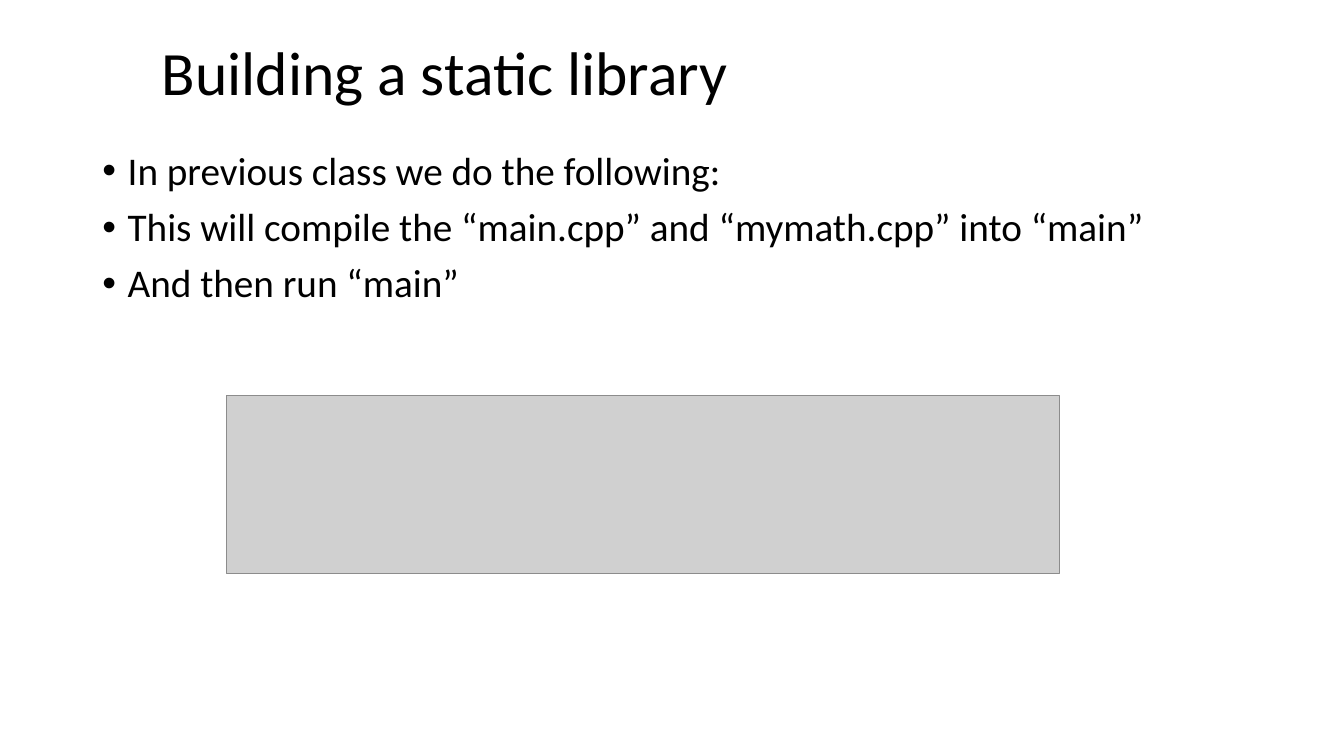
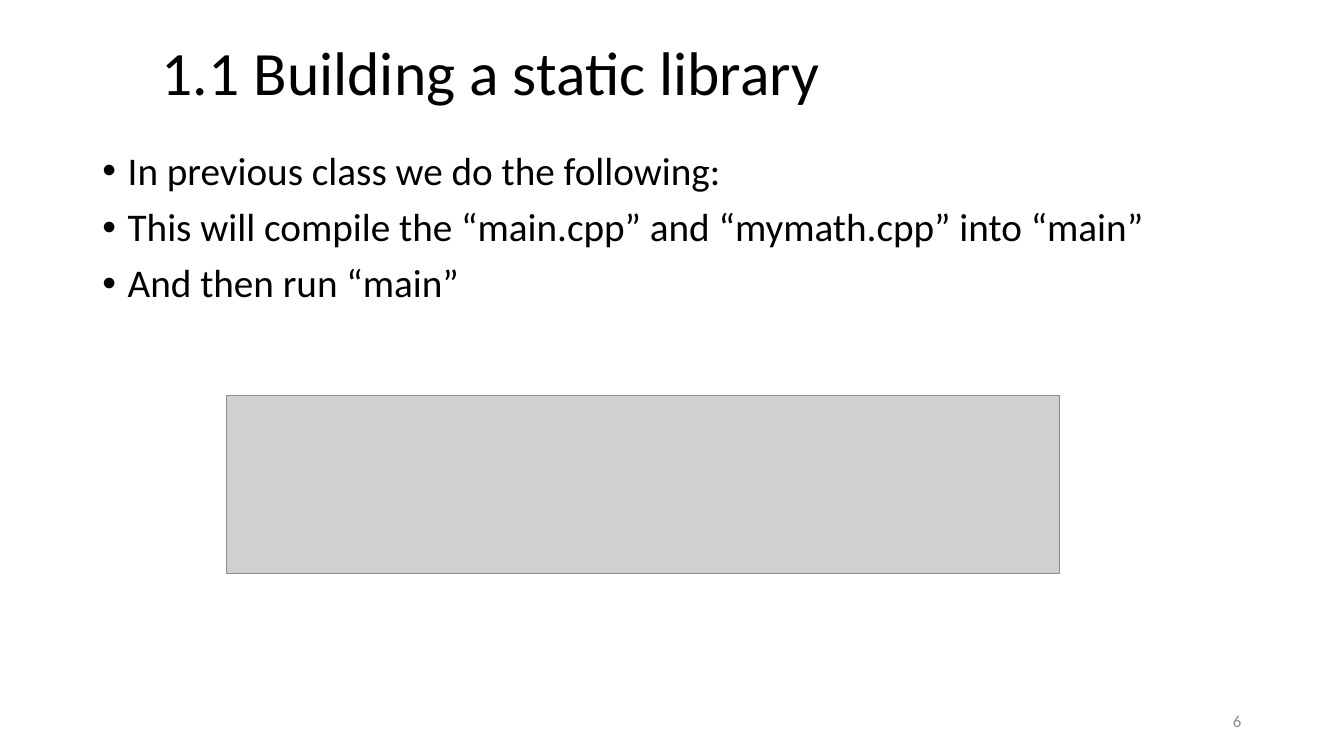
Before and after one commit to ShiqiYu/CPP, a slide deck: slide 6 of week06/Lab06.pptx (slide 5 before the commit). Drawn at 1344x756 pixels with LibreOffice and Linux fonts; fonts in the diff are those of the drawing; grey boxes stand for pictures; background and template pictures are left out. Boxes give left, top, right and bottom in pixels: in the first picture for what was removed or moved away, otherwise in the second. Text is boxed around its words. In the diff, an @@ line names an element or a change of style, - is before the commit and + after.

```diff
--- a/week06/Lab06.pptx
+++ b/week06/Lab06.pptx
@@ title at <box>162,52,819,106</box>: text changed @@
-Building a static library
+1.1 Building a static library
@@ page number added at <box>1233,716,1241,727</box>, 12 pt, text #8C8C8C @@
+6
```
Also in this commit, not shown: 18 other slides changed, 6 slides added, 3 other files.
